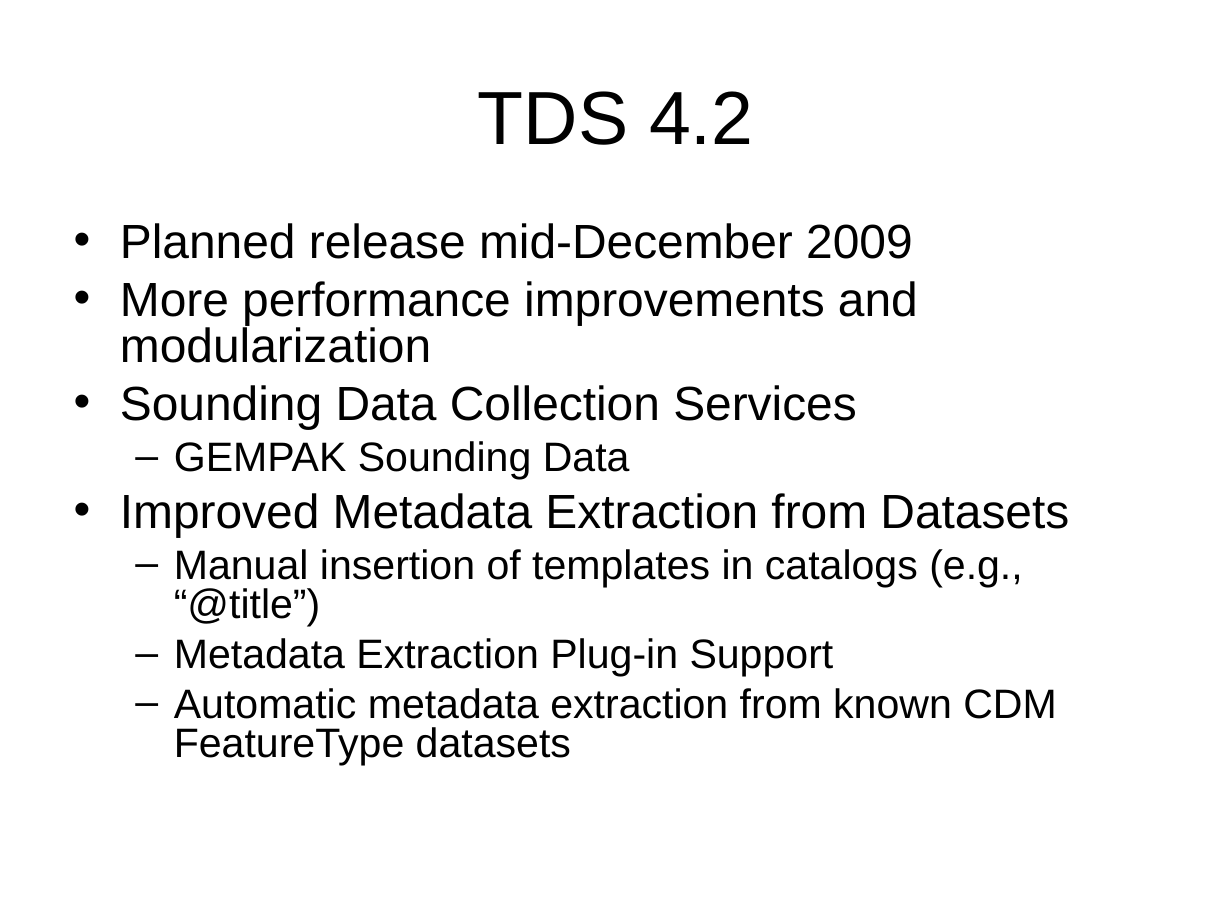
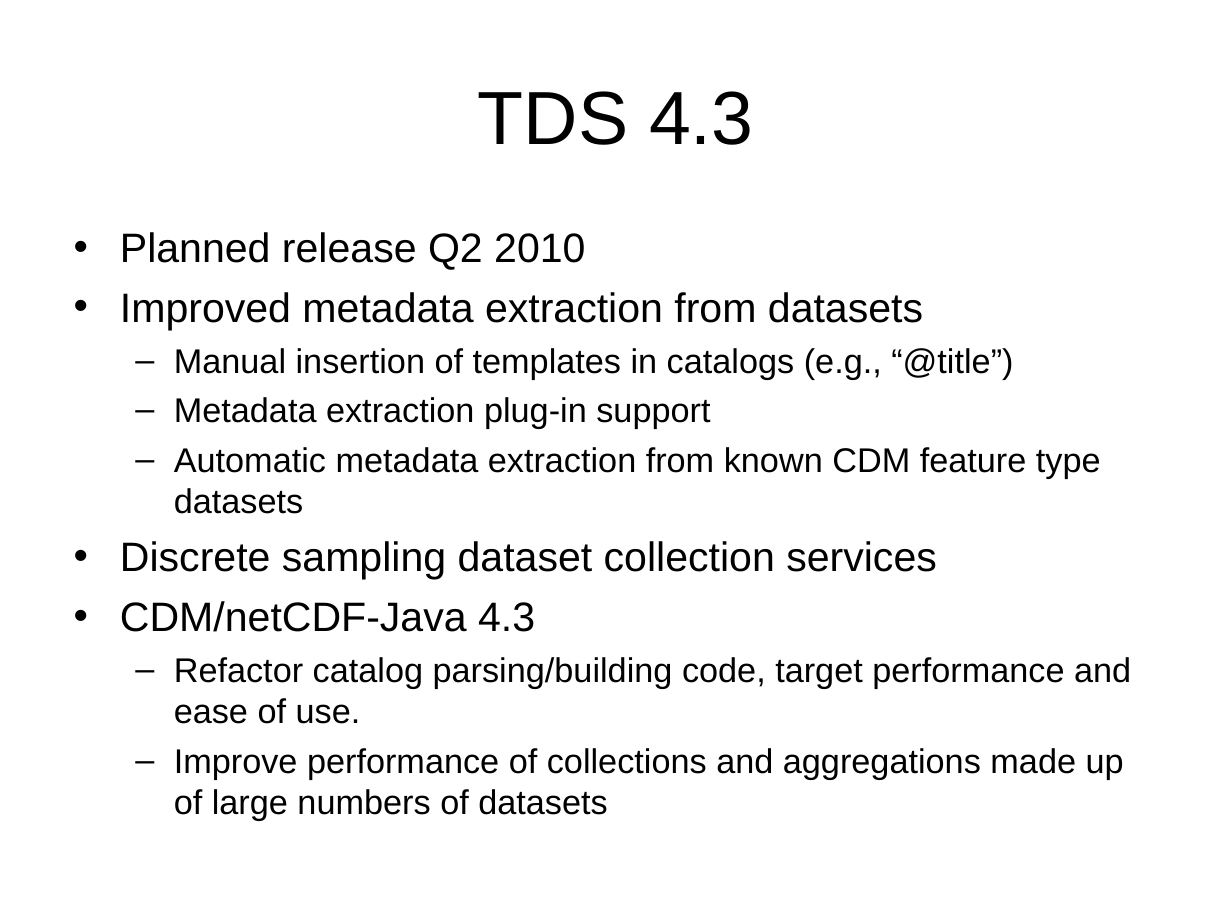
Before and after one commit to ooici-eoi/THREDDS, a slide deck: slide 3 of docs/web/thredds/tech/tds4.2/tutorial/TDS_Plans.ppt (slide 6 before the commit). Drawn at 1232x924 pixels with LibreOffice and Linux fonts; fonts in the diff are those of the drawing; background and template pictures are left out. Boxes give left, top, right and bottom in pixels: in the first picture for what was removed or moved away, otherwise in the second. Text is boxed around its words. In the diff, an @@ line names an element or a change of style, - is before the commit and + after.

```diff
--- a/docs/web/thredds/tech/tds4.2/tutorial/TDS_Plans.ppt
+++ b/docs/web/thredds/tech/tds4.2/tutorial/TDS_Plans.ppt
@@ title at bbox=[478, 91, 754, 145]: text changed @@
-TDS 4.2
+TDS 4.3
@@ text at bbox=[120, 232, 923, 330]: text changed; size 28 to 24 pt @@
-• Planned release mid-December 2009
-• More performance improvements and modularization
-• Sounding Data Collection Services
-  – GEMPAK Sounding Data
-• Improved Metadata Extraction from Datasets
+• Planned release Q2 2010
+• Improved metadata extraction from datasets
@@ text at bbox=[174, 348, 1013, 379]: size 24 to 20 pt in "Manual insertion of templates in catalogs (e.g., ..."; line spacing 0.8 to 1; less space between paragraphs @@
@@ text at bbox=[120, 397, 1131, 820]: text changed; size 24 to 20 pt @@
-  – Metadata Extraction Plug-in Support
-  – Automatic metadata extraction from known CDM FeatureType datasets
+  – Metadata extraction plug-in support
+  – Automatic metadata extraction from known CDM feature type datasets
+• Discrete sampling dataset collection services
+• CDM/netCDF-Java 4.3
+  – Refactor catalog parsing/building code, target performance and ease of use.
+  – Improve performance of collections and aggregations made up of large numbers of datasets
```
Also in this commit, not shown: 2 other slides changed, 1 slide added, 4 slides removed.
